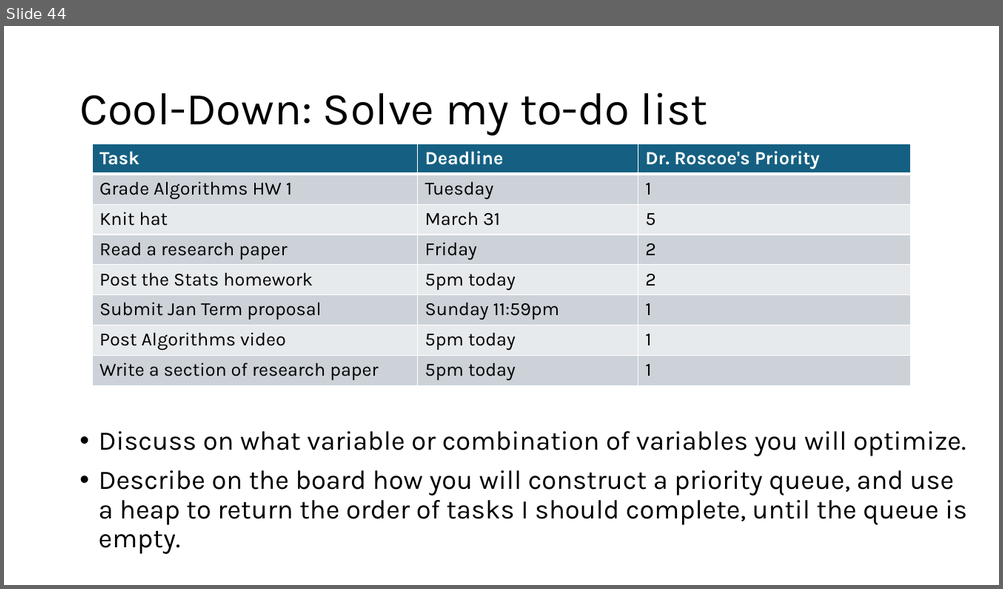
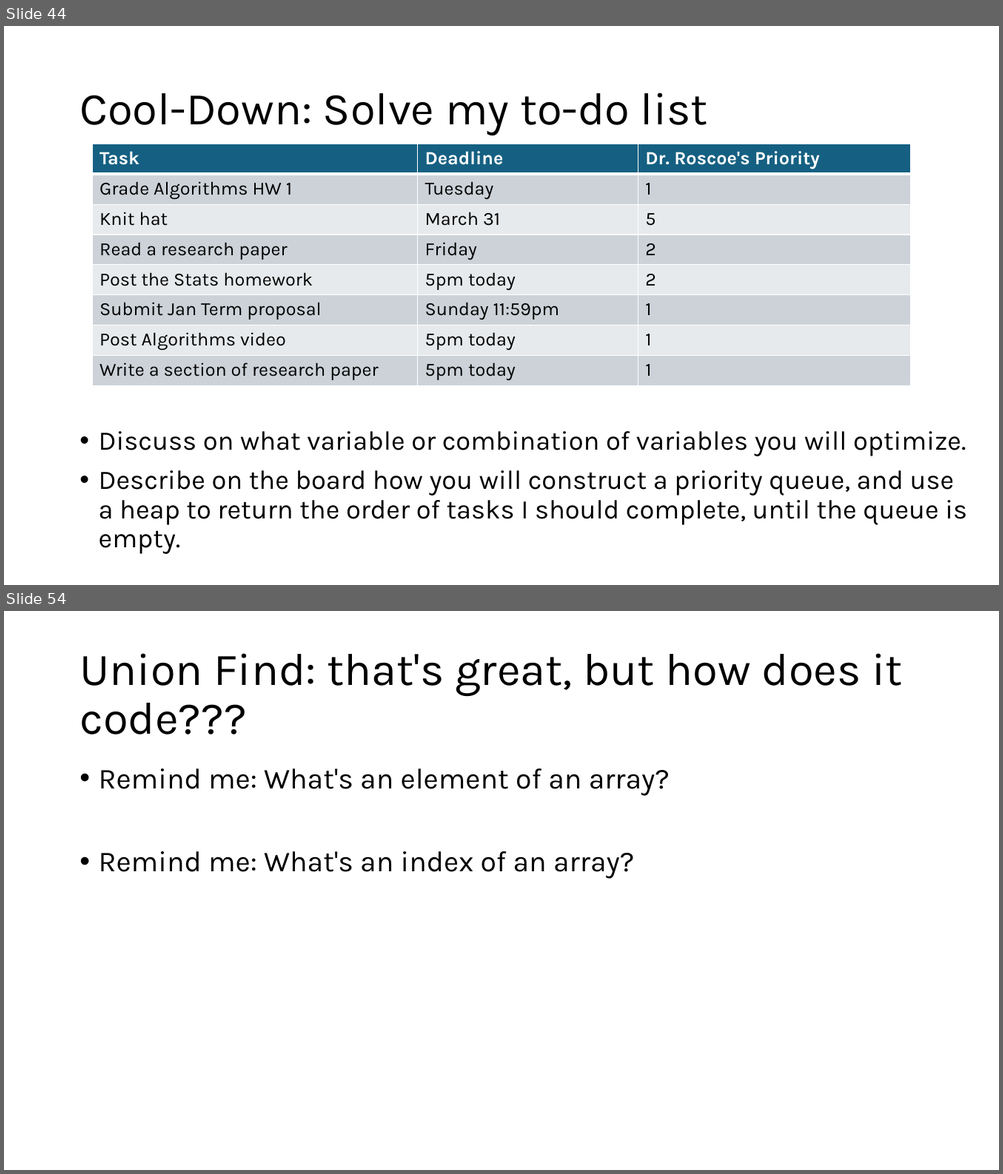
Before and after one commit to SMC-CS-374-Sp26/Unit-2-Data-Structures, a slide deck: 374 DS in detail.pptx. Shown one above the other, each under a label of ours: slide 44 before the commit, slides 44 and 54 after it; the slides between them are not shown. The pictures are 1003x589 and 1003x1174 pixels, drawn with LibreOffice and Linux fonts; fonts in the diff are those of the drawing. Boxes give left, top, right and bottom in pixels: in the first picture for what was removed or moved away, otherwise in the second. Text is boxed around its words. In the diff, an @@ line names an element or a change of style, - is before the commit and + after.

```diff
--- a/374 DS in detail.pptx
+++ b/374 DS in detail.pptx
@@ slide 54 added at (4, 611, 999, 1170), background #FFFFFF @@
@@ title added at (79, 653, 902, 735), 44 pt, text #000000 @@
+Union Find: that's great, but how does it code???
@@ text added at (99, 769, 669, 879), 28 pt, text #000000 @@
+• Remind me: What's an element of an array?
+• Remind me: What's an index of an array?
```
Also in this commit, not shown: 21 other slides added.
